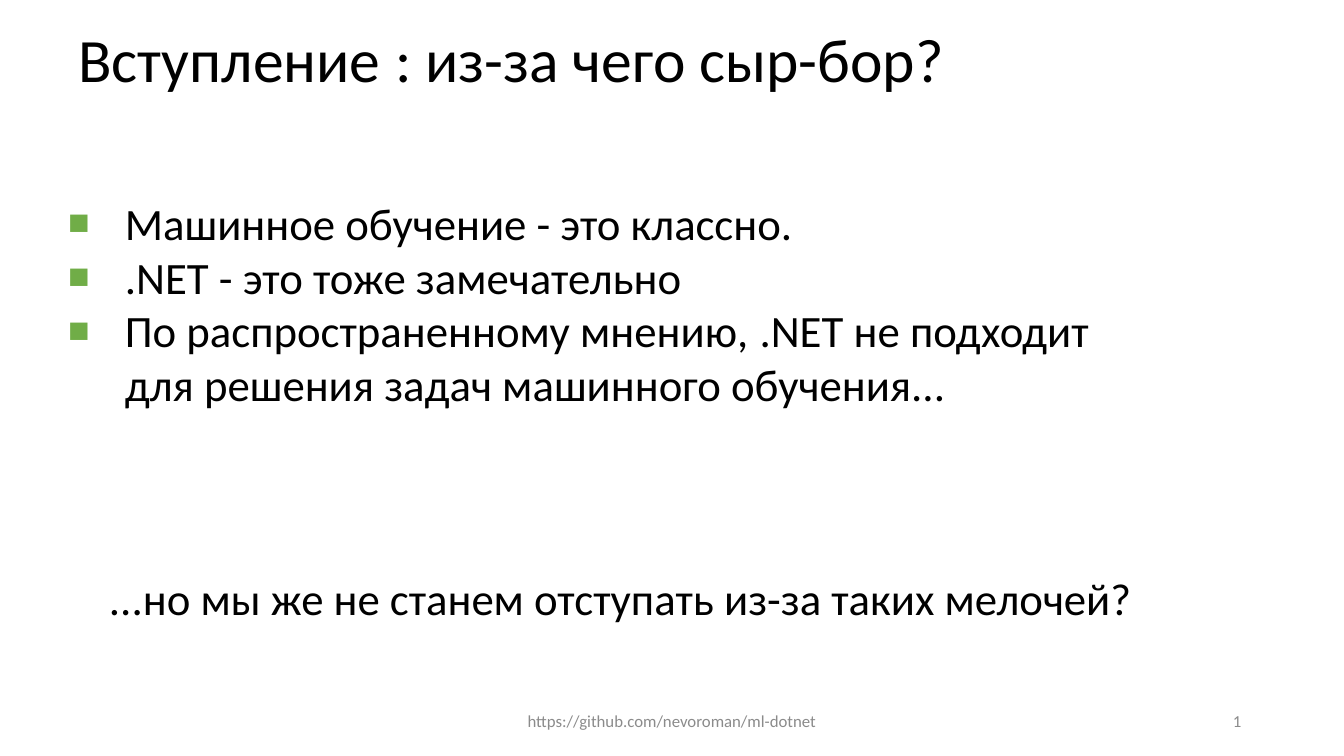
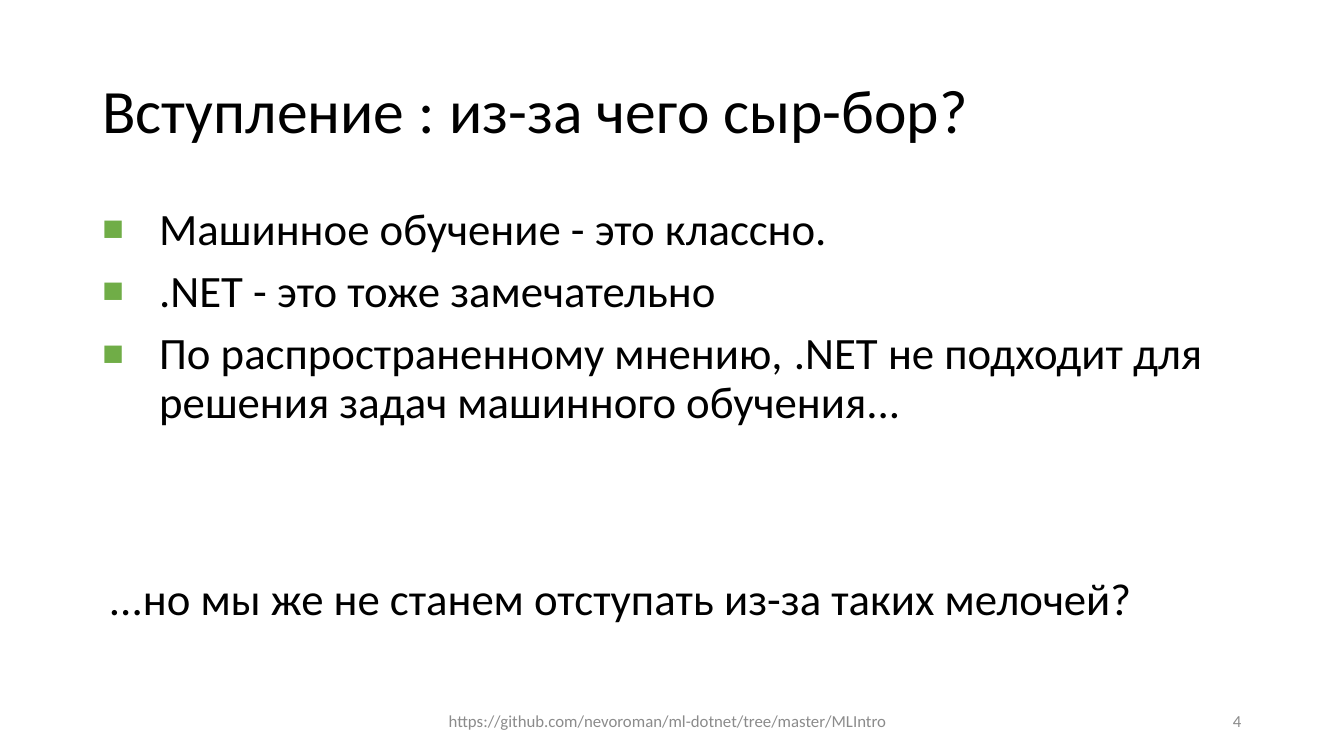
Before and after one commit to Spectr9/ml-dotnet, a slide deck: slide 4 of Slides/Slides.pptx (slide 2 before the commit). Drawn at 1344x756 pixels with LibreOffice and Linux fonts; fonts in the diff are those of the drawing. Boxes give left, top, right and bottom in pixels: in the first picture for what was removed or moved away, otherwise in the second. Text is boxed around its words. In the diff, an @@ line names an element or a change of style, - is before the commit and + after.

```diff
--- a/Slides/Slides.pptx
+++ b/Slides/Slides.pptx
@@ title "Вступление : из-за чего сыр-бор?": place and size @@
-title "Вступление : из-за чего сыр-бор?" at (78,40,943,92)
+title "Вступление : из-за чего сыр-бор?" at (102,91,967,143)
@@ text "Машинное обучение - это классно.": place and size @@
-text "Машинное обучение - это классно." at (125,209,1089,409)
+text "Машинное обучение - это классно." at (159,214,1202,426)
@@ text "Машинное обучение - это классно." at (159,214,1202,426): line spacing 1 to 0.9; more space between paragraphs @@
@@ text at (449,715,886,730): text changed @@
-https://github.com/nevoroman/ml-dotnet
+https://github.com/nevoroman/ml-dotnet/tree/master/MLIntro
@@ page number at (1233,716,1241,727): text changed @@
-1
+4
```
Also in this commit, not shown: 9 other slides changed, 13 slides added, 1 slide removed, 2 other files.
